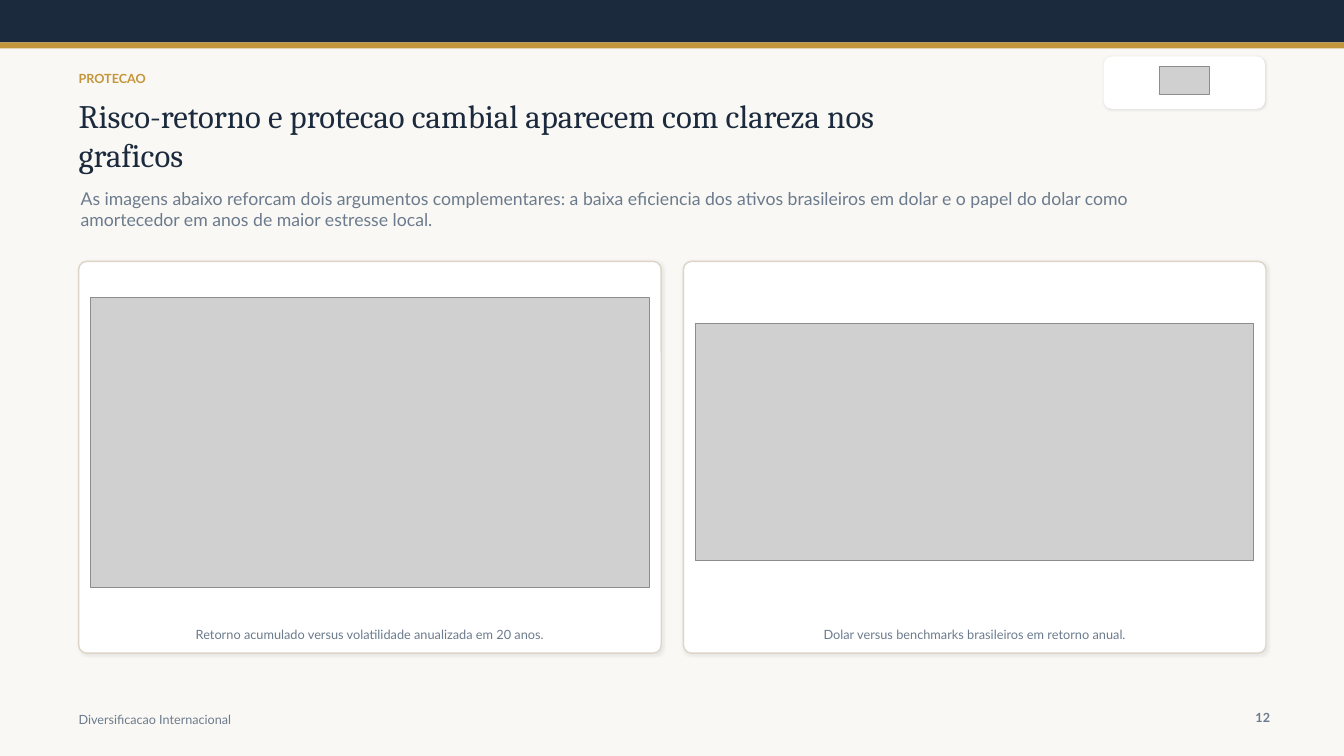
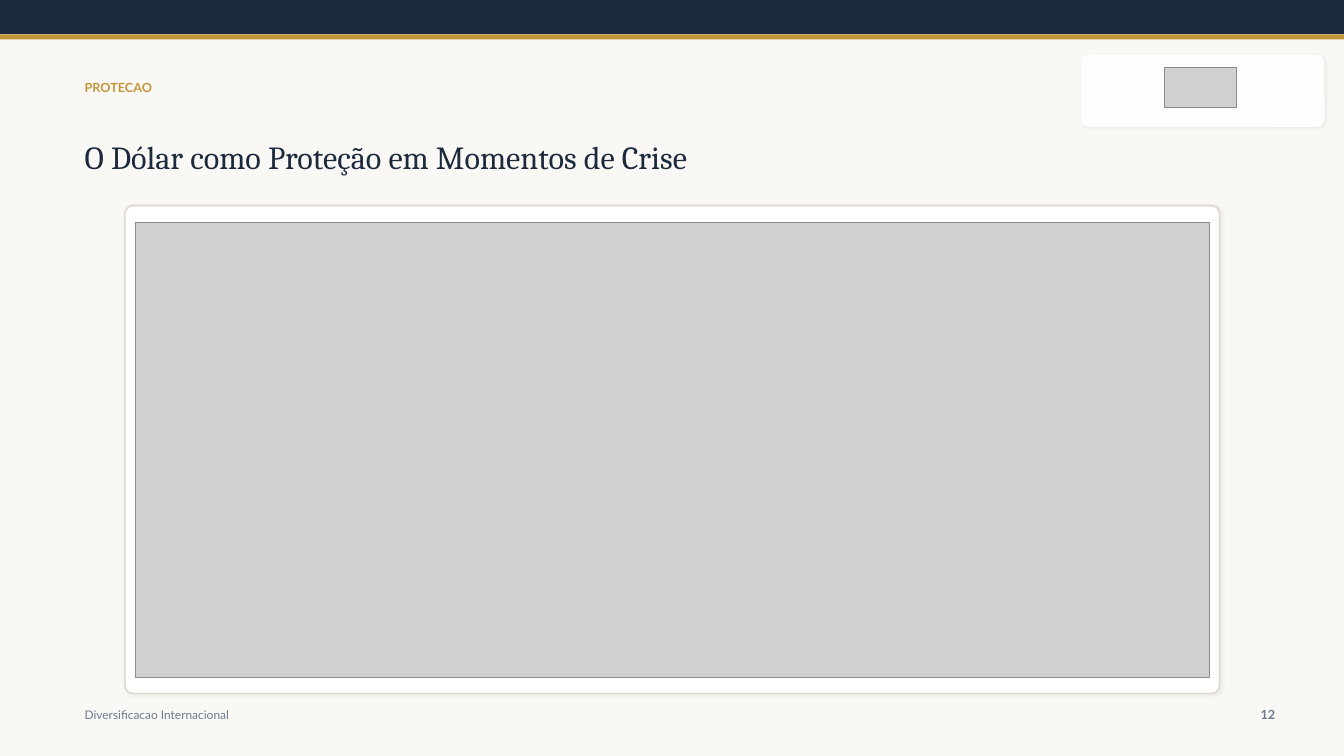
Before and after one commit to ArturLauriano/ApresentacaoOffshore, a slide deck: slide 12 of materials/presentations/por-que-investir-exterior-cliente-apresentacao.pptx. Drawn at 1344x756 pixels with LibreOffice and Linux fonts; fonts in the diff are those of the drawing; grey boxes stand for pictures. Boxes give left, top, right and bottom in pixels: in the first picture for what was removed or moved away, otherwise in the second. Text is boxed around its words. In the diff, an @@ line names an element or a change of style, - is before the commit and + after.

```diff
--- a/materials/presentations/por-que-investir-exterior-cliente-apresentacao.pptx
+++ b/materials/presentations/por-que-investir-exterior-cliente-apresentacao.pptx
@@ rectangle: place and size @@
-rectangle at box(0, 0, 1344, 42)
+rectangle at box(0, 0, 1344, 34)
@@ rectangle: place and size @@
-rectangle at box(0, 42, 1344, 48)
+rectangle at box(0, 34, 1344, 39)
@@ rounded rectangle: place and size @@
-rounded rectangle at box(1104, 56, 1265, 109)
+rounded rectangle at box(1081, 54, 1325, 127)
@@ rounded rectangle at box(1081, 54, 1325, 127): fill #FFFFFF to #FFFFFF at 95% opacity; shadow changed; proportions changed @@
@@ text "PROTECAO": place and size @@
-text "PROTECAO" at box(79, 74, 146, 83)
+text "PROTECAO" at box(85, 83, 152, 92)
@@ picture: place and size @@
-picture at box(1159, 67, 1210, 95)
+picture at box(1166, 68, 1237, 108)
@@ text "O Dólar como Proteção em ..." at box(85, 146, 687, 176): vertical alignment top to middle @@
@@ text at box(85, 146, 687, 176): text changed; size 23.3 to 23 pt @@
-Risco-retorno e protecao cambial aparecem com clareza nos graficos
+O Dólar como Proteção em Momentos de Crise
@@ text removed at box(81, 192, 1128, 226) @@
-As imagens abaixo reforcam dois argumentos complementares: a baixa eficiencia dos ativos brasileiros em dolar e o papel do dolar como amortecedor em anos de maior estresse local.
@@ rounded rectangle: place and size @@
-rounded rectangle at box(79, 261, 661, 653)
+rounded rectangle at box(125, 206, 1220, 694)
@@ rounded rectangle at box(125, 206, 1220, 694): proportions changed @@
@@ picture: place and size @@
-picture at box(696, 324, 1254, 561)
+picture at box(135, 222, 1210, 677)
@@ rounded rectangle removed at box(684, 261, 1266, 653) @@
@@ picture removed at box(91, 297, 649, 588) @@
@@ text removed at box(196, 629, 543, 639) @@
-Retorno acumulado versus volatilidade anualizada em 20 anos.
@@ text removed at box(824, 629, 1126, 639) @@
-Dolar versus benchmarks brasileiros em retorno anual.
@@ text "Diversificacao Internacional" at box(85, 710, 229, 719): size 9 to 8.5 pt @@
@@ text "12": place and size @@
-text "12" at box(1255, 713, 1270, 722)
+text "12" at box(1261, 710, 1276, 719)
```
Also in this commit, not shown: 7 other slides changed, 13 slides added, 7 slides removed, 14 other files.
